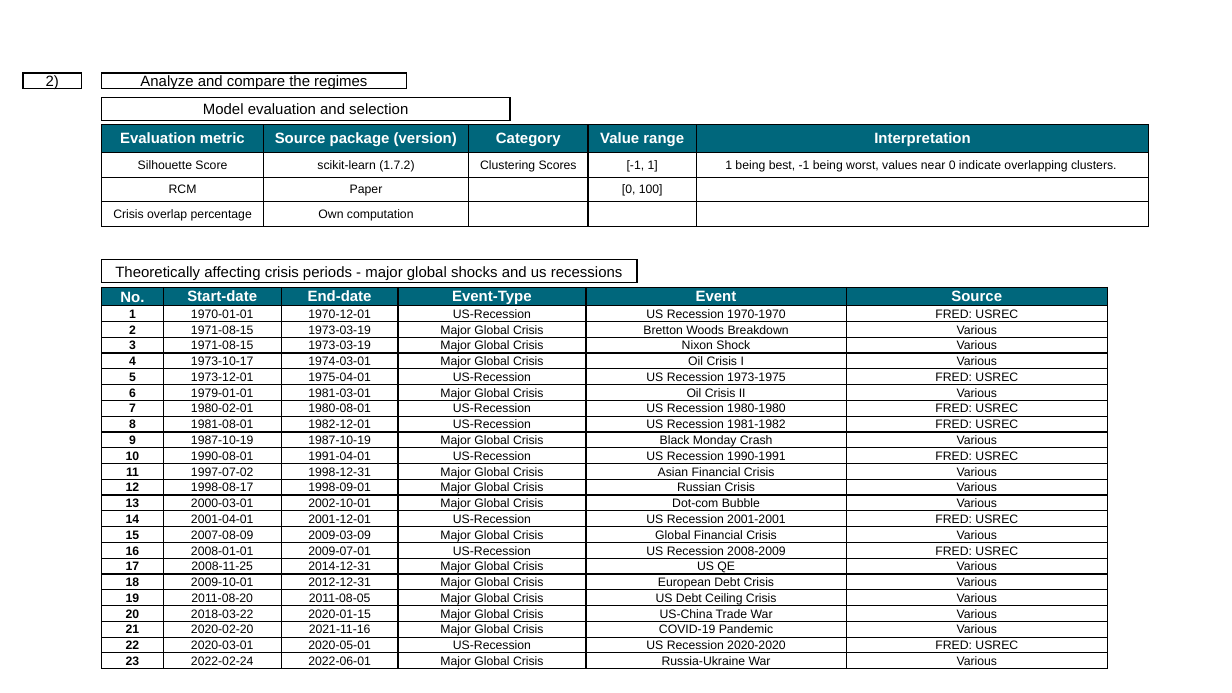
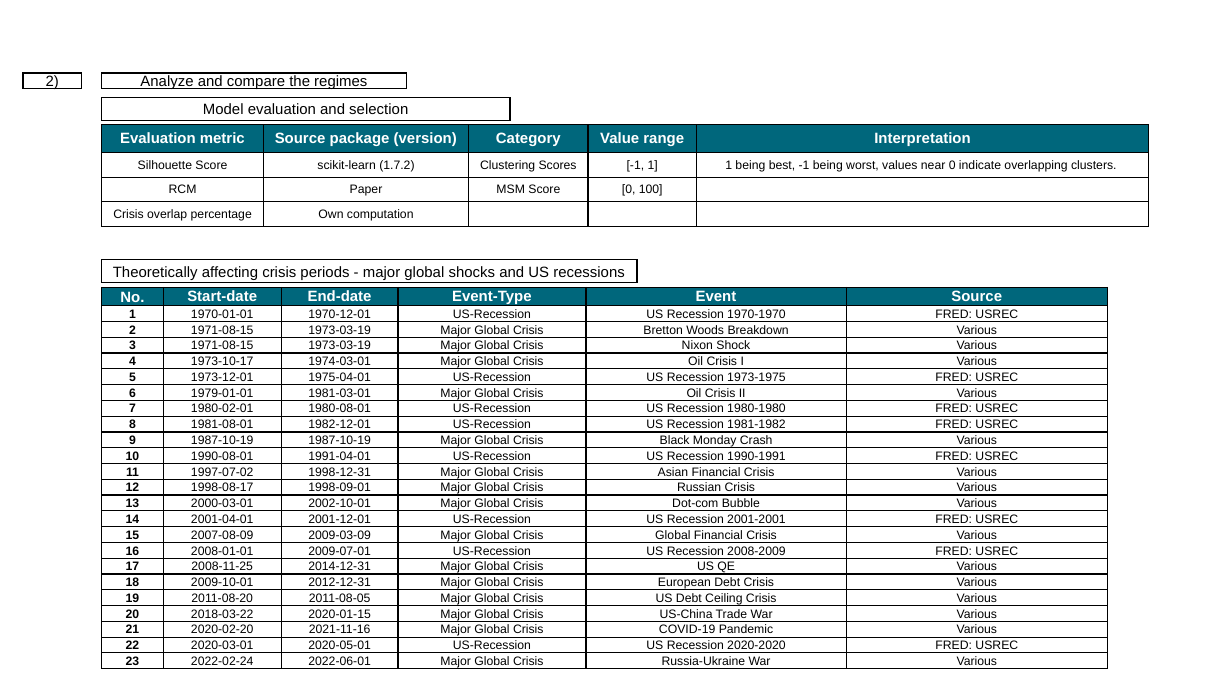
Before and after one commit to RobertHennings/Seminar, a slide deck: slide 12 of reports/presentation_pptx_version/PPTX_WiSo_Template.pptx. Drawn at 1232x693 pixels with LibreOffice and Linux fonts; fonts in the diff are those of the drawing; background and template pictures are left out. Boxes give left, top, right and bottom in pixels: in the first picture for what was removed or moved away, otherwise in the second. Text is boxed around its words. In the diff, an @@ line names an element or a change of style, - is before the commit and + after.

```diff
--- a/reports/presentation_pptx_version/PPTX_WiSo_Template.pptx
+++ b/reports/presentation_pptx_version/PPTX_WiSo_Template.pptx
@@ table at (x1=102, y1=125, x2=1149, y2=227) @@
-row 3, column 3: 
+row 3, column 3: MSM Score
@@ text in rectangle at (x1=113, y1=266, x2=625, y2=280): text changed @@
-Theoretically affecting crisis periods - major global shocks and us recessions
+Theoretically affecting crisis periods - major global shocks and US recessions
```
Also in this commit, not shown: 2 other slides changed, 3 other files.
